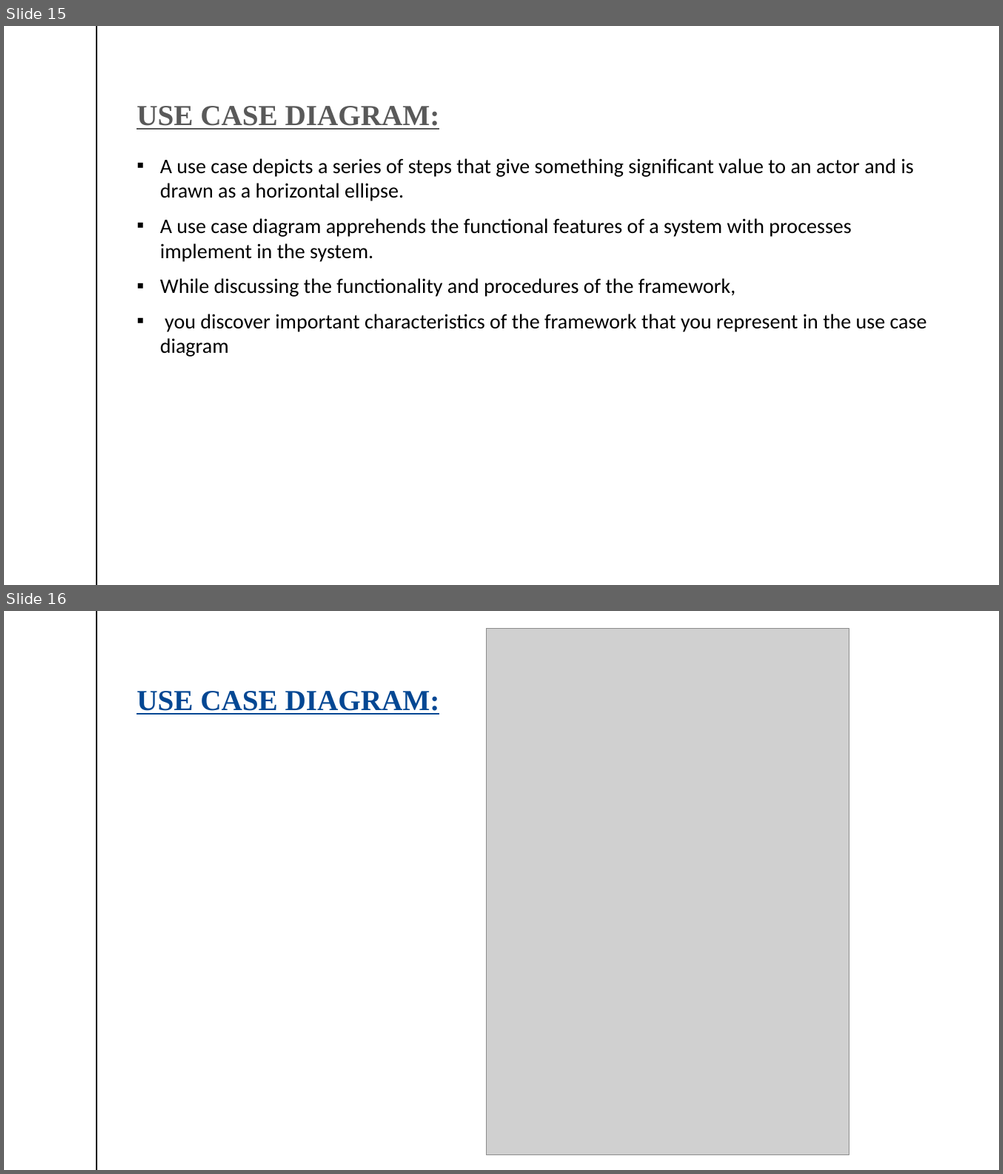
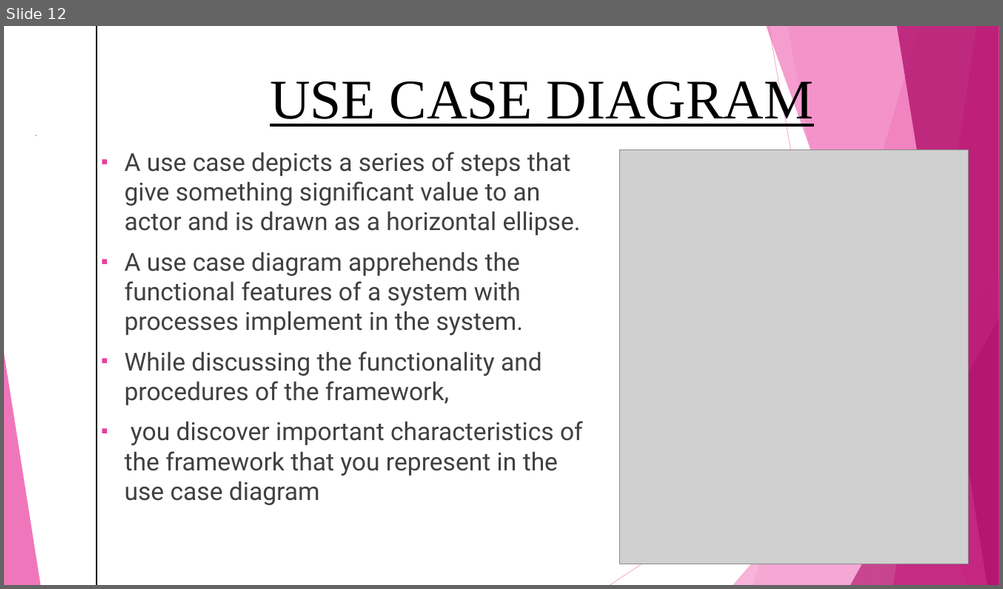
Before and after one commit to umangsaxena96/LibraryManangementSystem, a slide deck: DOCUMENTS/Library management system1.pptx. Shown one above the other, each under a label of ours: slides 15 and 16 before the commit, slide 12 after it. The pictures are 1003x1174 and 1003x589 pixels, drawn with LibreOffice and Linux fonts; fonts in the diff are those of the drawing; grey boxes stand for pictures. Boxes give left, top, right and bottom in pixels: in the first picture for what was removed or moved away, otherwise in the second. Text is boxed around its words. In the diff, an @@ line names an element or a change of style, - is before the commit and + after.

```diff
--- a/DOCUMENTS/Library management system1.pptx
+++ b/DOCUMENTS/Library management system1.pptx
@@ slide 16 removed at box(4, 611, 999, 1170), background #FFFFFF; not listed: 2 template elements that a slide beside it also shows @@
@@ picture removed at box(486, 628, 848, 1155) @@
@@ title removed at box(136, 691, 440, 715) @@
-USE CASE DIAGRAM:
@@ what was slide 15 is now slide 12 @@
@@ slide 12 changed as well @@
@@ text "USE CASE DIAGRAM" at box(270, 76, 814, 130): vertical alignment bottom to top @@
@@ text at box(270, 76, 814, 130): text changed; size 28 to 54 pt; text colour #595959 to #000000; bold off @@
-USE CASE DIAGRAM:
+USE CASE DIAGRAM
@@ text "A use case depicts a ...": place and size @@
-text "A use case depicts a ..." at box(160, 158, 927, 357)
+text "A use case depicts a ..." at box(125, 152, 583, 506)
@@ text "A use case depicts a ..." at box(125, 152, 583, 506): size 20 to 24 pt, font Calibri to Roboto, text colour #000000 to #404040 @@
@@ picture added at box(620, 150, 968, 565) @@
@@ group added at box(4, 26, 999, 585): 5 freeform shapes, 3 triangles, 2 lines @@
```
Also in this commit, not shown: 11 other slides changed, 1 slide added, 14 other slides removed, 14 other files.
